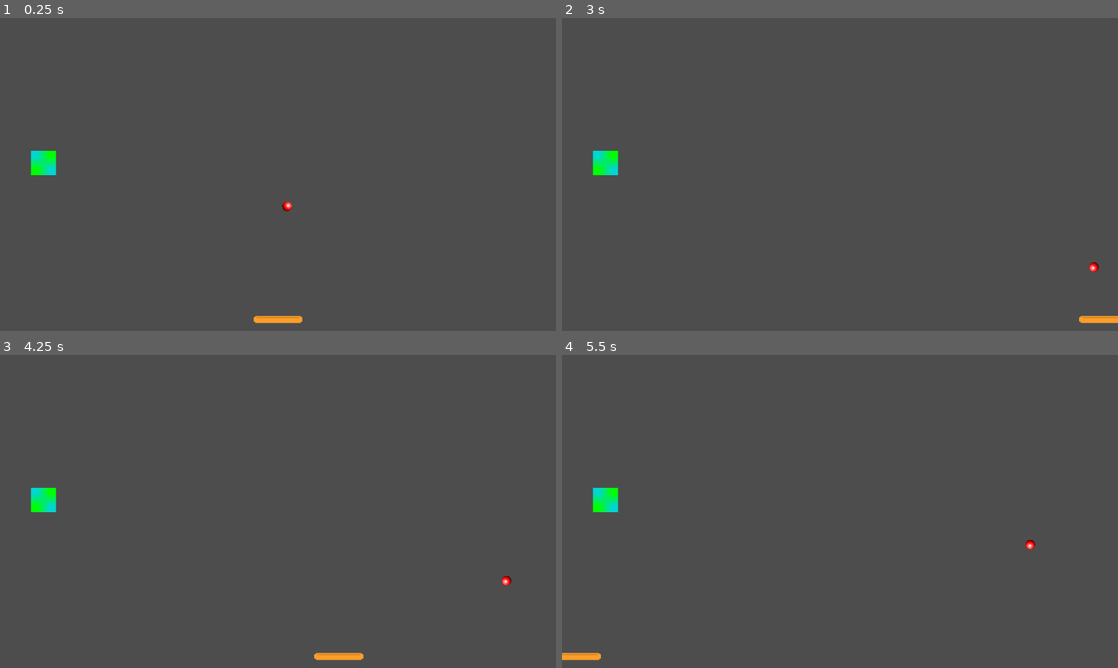
Above: before the commit, frames 1-4 (two rows, left to right).
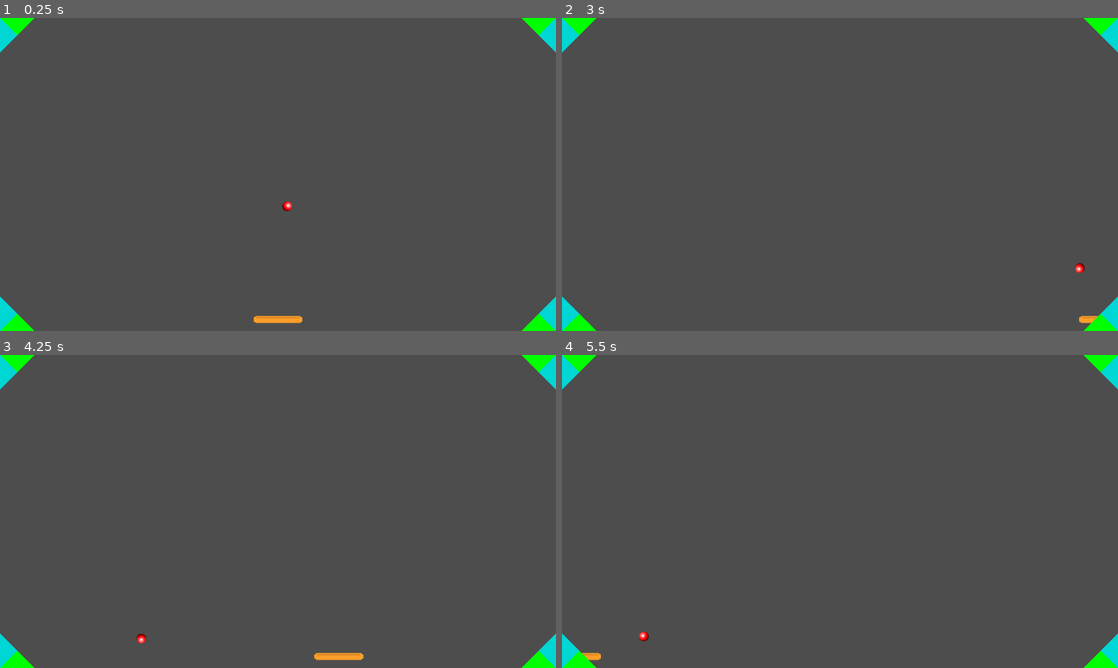
Above: after the commit, the same moments.

Repository: Archaoss/OneLastBrick
Game: Godot game, scene res://main.tscn
Same seed, same stepped clock (60 frames per second), same inputs: the game is played once before the commit and once after it.
Inputs:
- Up to frame 1 (0.25 s): no input
- Up to frame 2 (3 s): hold D (move_right) 0.53-1.28 s; hold A (move_left) 1.28-2.03 s; hold D (move_right) from 2.03 s (still down)
- Up to frame 3 (4.25 s): release D (move_right) at 3.53 s; hold A (move_left) from 3.53 s (still down)
- Up to frame 4 (5.5 s): keep holding A (move_left)

The runs differ from the first frame. In frame 1, 1.8% of the frame differs, in the area x 0-100%, y 0-100%; in frame 2, 1.9%; in frame 3, 1.9%; in frame 4, 1.9%.
Error before the commit: Invalid assignment of property or key 'scale' with value of type 'Vector2' on a base object of type 'null instance'. (res://scripts/walls.gd:29)

Commit message:
sprites for corners

Diff:
--- a/src/main.tscn
+++ b/src/main.tscn
@@ -1,9 +1,8 @@
-[gd_scene load_steps=6 format=3 uid="uid://8mtskc3mfd6r"]
+[gd_scene load_steps=5 format=3 uid="uid://8mtskc3mfd6r"]
 
 [ext_resource type="Script" path="res://scripts/main.gd" id="1_lp3pw"]
 [ext_resource type="PackedScene" uid="uid://d2nqd86k3nlt8" path="res://scenes/ball.tscn" id="2_ub5lu"]
 [ext_resource type="PackedScene" uid="uid://cxirmragua7gr" path="res://scenes/paddle.tscn" id="3_oj06k"]
-[ext_resource type="Texture2D" uid="uid://cqkya6t7oqjxs" path="res://images/debug.png" id="5_fc1km"]
 [ext_resource type="PackedScene" uid="uid://ckc2iu2kubfp0" path="res://scenes/walls.tscn" id="5_gcfsb"]
 
 [node name="Main" type="Node"]
@@ -16,8 +15,3 @@
 position = Vector2(960, 1040)
 
 [node name="Walls" parent="." instance=ExtResource("5_gcfsb")]
-
-[node name="Sprite2D" type="Sprite2D" parent="."]
-position = Vector2(150, 500)
-scale = Vector2(42.75, 42.75)
-texture = ExtResource("5_fc1km")
--- a/src/project.godot
+++ b/src/project.godot
@@ -41,3 +41,7 @@
 "events": [Object(InputEventKey,"resource_local_to_scene":false,"resource_name":"","device":-1,"window_id":0,"alt_press …(189 unchanged characters)…
 ]
 }
+
+[rendering]
+
+textures/canvas_textures/default_texture_filter=0
--- a/src/scenes/walls.tscn
+++ b/src/scenes/walls.tscn
@@ -1,6 +1,7 @@
-[gd_scene load_steps=11 format=3 uid="uid://ckc2iu2kubfp0"]
+[gd_scene load_steps=12 format=3 uid="uid://ckc2iu2kubfp0"]
 
 [ext_resource type="Script" path="res://scripts/walls.gd" id="1_ida5c"]
+[ext_resource type="Texture2D" uid="uid://cqkya6t7oqjxs" path="res://images/debug.png" id="2_spq1w"]
 
 [sub_resource type="PhysicsMaterial" id="PhysicsMaterial_24pvo"]
 
@@ -19,19 +20,24 @@
 
 [sub_resource type="WorldBoundaryShape2D" id="WorldBoundaryShape2D_o5ak5"]
 normal = Vector2(1, 1)
+distance = 60.0
 
 [sub_resource type="WorldBoundaryShape2D" id="WorldBoundaryShape2D_rxgo1"]
 normal = Vector2(-1, 1)
+distance = 60.0
 
 [sub_resource type="WorldBoundaryShape2D" id="WorldBoundaryShape2D_bs6iv"]
 normal = Vector2(1, -1)
+distance = 60.0
 
 [sub_resource type="WorldBoundaryShape2D" id="WorldBoundaryShape2D_ny5i2"]
 normal = Vector2(-1, -1)
+distance = 60.0
 
 [node name="Walls" type="StaticBody2D"]
 physics_material_override = SubResource("PhysicsMaterial_24pvo")
 script = ExtResource("1_ida5c")
+corner_offset = 60
 
 [node name="Left" type="CollisionShape2D" parent="."]
 shape = SubResource("WorldBoundaryShape2D_6eqqo")
@@ -59,3 +65,26 @@
 [node name="BottomRight" type="CollisionShape2D" parent="."]
 position = Vector2(1920, 1080)
 shape = SubResource("WorldBoundaryShape2D_ny5i2")
+
+[node name="SpriteTL" type="Sprite2D" parent="."]
+rotation = 0.785398
+scale = Vector2(84.8528, 84.8528)
+texture = ExtResource("2_spq1w")
+
+[node name="SpriteTR" type="Sprite2D" parent="."]
+position = Vector2(1920, 0)
+rotation = 0.785398
+scale = Vector2(84.8528, 84.8528)
+texture = ExtResource("2_spq1w")
+
+[node name="SpriteBL" type="Sprite2D" parent="."]
+position = Vector2(0, 1080)
+rotation = 0.785398
+scale = Vector2(84.8528, 84.8528)
+texture = ExtResource("2_spq1w")
+
+[node name="SpriteBR" type="Sprite2D" parent="."]
+position = Vector2(1920, 1080)
+rotation = 0.785398
+scale = Vector2(84.8528, 84.8528)
+texture = ExtResource("2_spq1w")
Not shown, added: src/images/ball.png.import(1)
